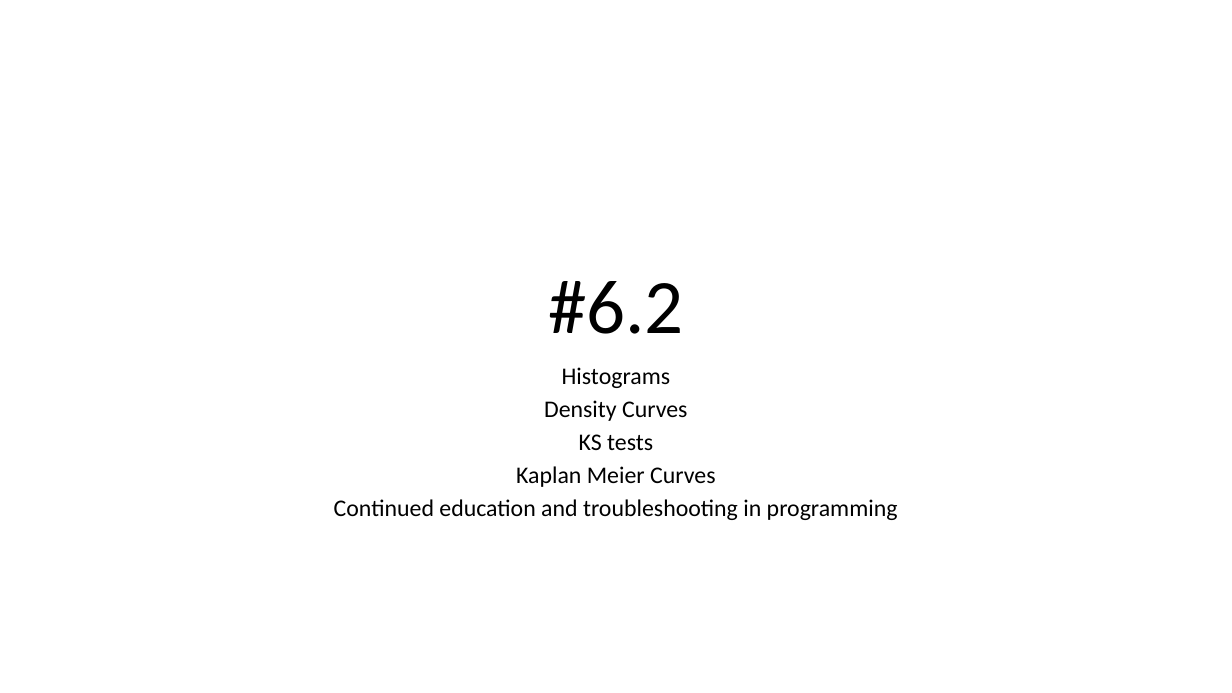
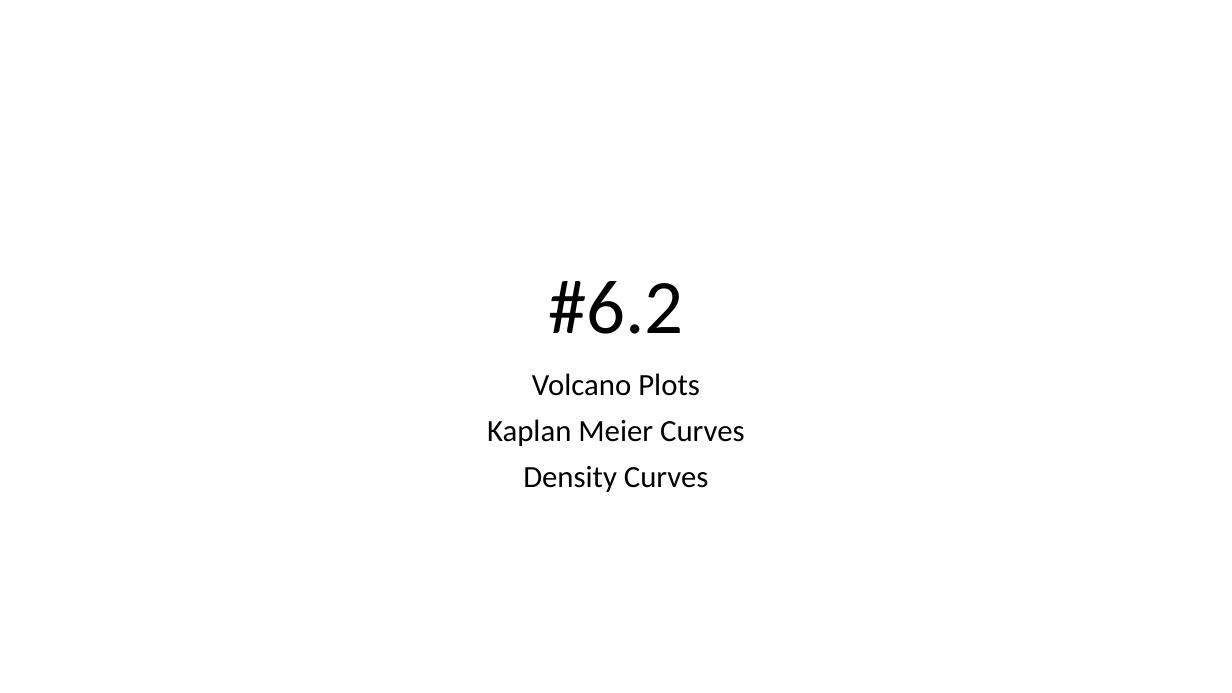
Before and after one commit to j-berg/bioinformatics-bootcamp, a slide deck: slide 1 of class_6_2/class_6_2.pptx. Drawn at 1232x693 pixels with LibreOffice and Linux fonts; fonts in the diff are those of the drawing. Boxes give left, top, right and bottom in pixels: in the first picture for what was removed or moved away, otherwise in the second. Text is boxed around its words. In the diff, an @@ line names an element or a change of style, - is before the commit and + after.

```diff
--- a/class_6_2/class_6_2.pptx
+++ b/class_6_2/class_6_2.pptx
@@ subtitle at <box>487,373,745,446</box>: text changed; size 18.6 to 24 pt @@
-Histograms
+Volcano Plots
+Kaplan Meier Curves
@@ subtitle at <box>334,434,898,520</box>: paragraphs removed @@
-KS tests
-Kaplan Meier Curves
-Continued education and troubleshooting in programming
@@ subtitle at <box>523,466,709,492</box>: size 18.6 to 24 pt in "Density Curves"; line spacing 0.7 to 0.9 @@
```
Also in this commit, not shown: 9 slides added, 4 other files.
